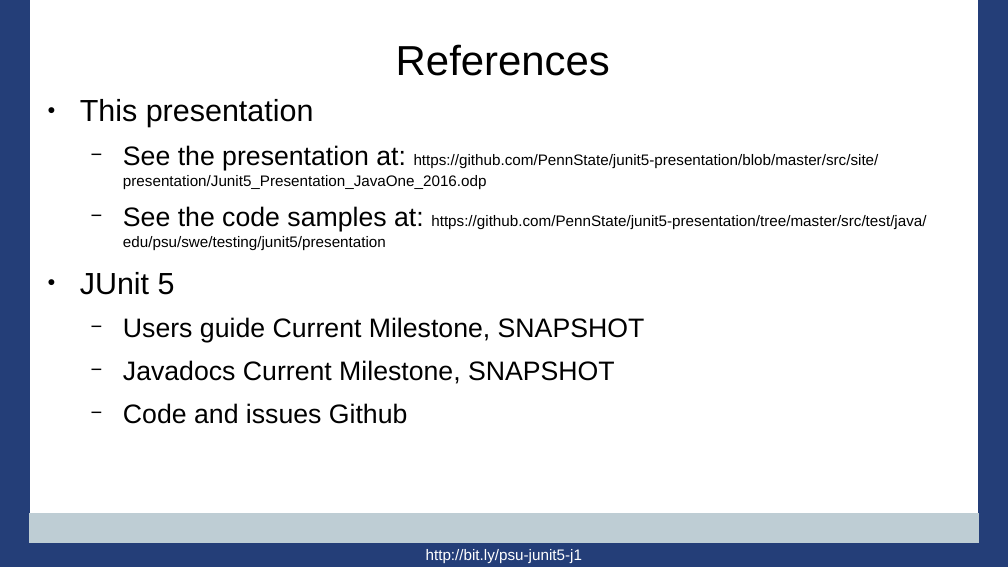
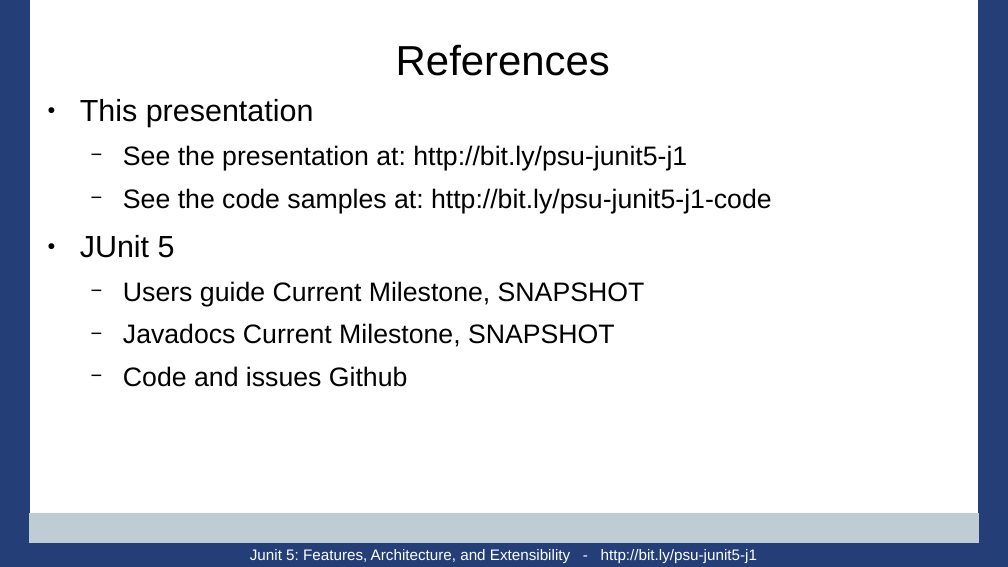
Before and after one commit to PennState/junit5-presentation, a slide deck: slide 70 of src/site/presentation/Junit5_Presentation_JavaOne_2016.odp (slide 74 before the commit). Drawn at 1008x567 pixels with LibreOffice and Linux fonts; fonts in the diff are those of the drawing; background and template pictures are left out. Boxes give left, top, right and bottom in pixels: in the first picture for what was removed or moved away, otherwise in the second. Text is boxed around its words. In the diff, an @@ line names an element or a change of style, - is before the commit and + after.

```diff
--- a/src/site/presentation/Junit5_Presentation_JavaOne_2016.odp
+++ b/src/site/presentation/Junit5_Presentation_JavaOne_2016.odp
@@ text at [123, 145, 772, 213]: text changed; size 12 to 21 pt @@
-  − See the presentation at: https://github.com/PennState/junit5-presentation/blob/master/src/site/presentation/Junit5_Presentation_JavaOne_2016.odp
-  − See the code samples at: https://github.com/PennState/junit5-presentation/tree/master/src/test/java/edu/psu/swe/testing/junit5/presentation
+  − See the presentation at: http://bit.ly/psu-junit5-j1
+  − See the code samples at: http://bit.ly/psu-junit5-j1-code
@@ text at [250, 549, 757, 563]: text changed @@
-http://bit.ly/psu-junit5-j1
+Junit 5: Features, Architecture, and Extensibility - http://bit.ly/psu-junit5-j1
```
Also in this commit, not shown: 70 other slides changed, 4 slides removed.
